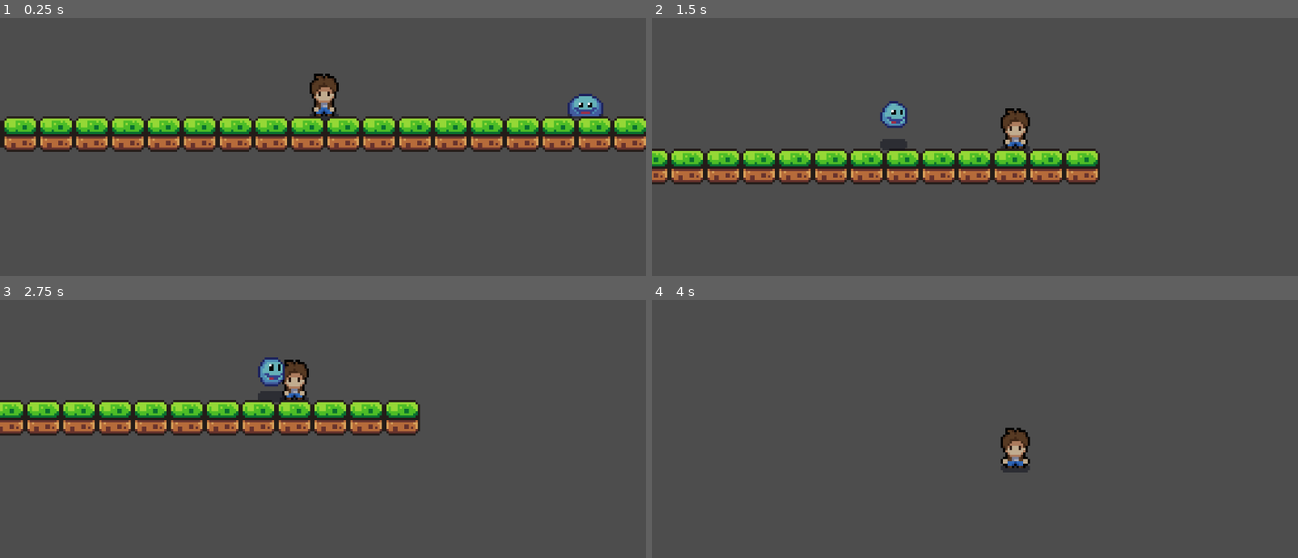
Above: before the commit, frames 1-4 (two rows, left to right).
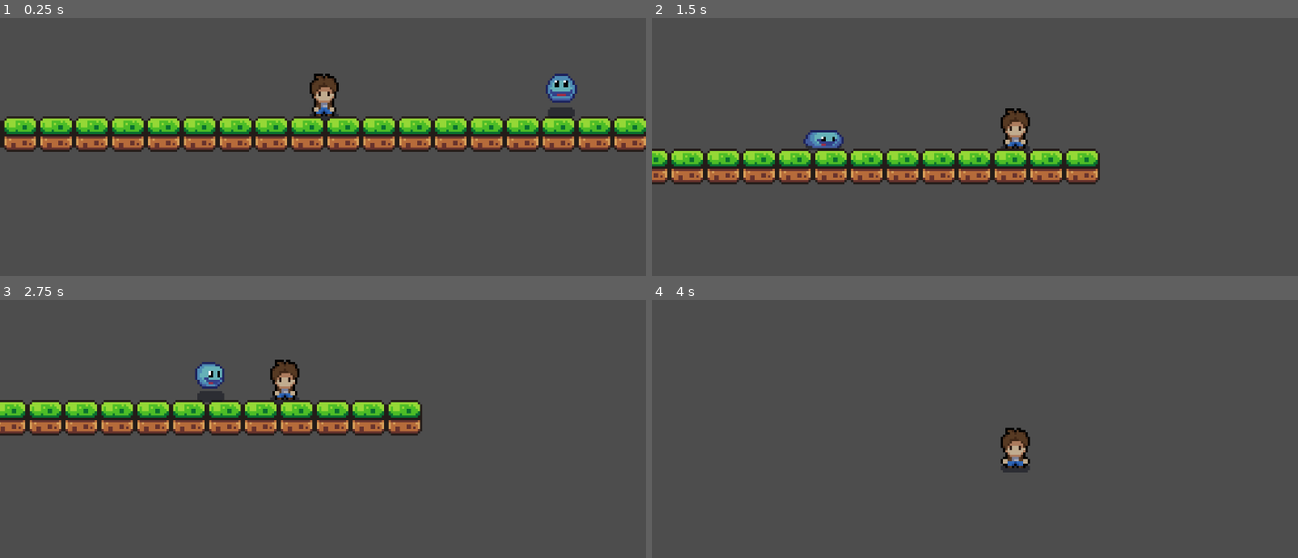
Above: after the commit, the same moments.

Repository: rowdy-game-dev/project_monke
Game: Godot game, scene res://scenes/game.tscn
Two runs of this game, one before a commit and one after it. Both use one fixed random seed, a clock stepped at 60 frames per second and the inputs below.
Inputs:
- Up to frame 1 (0.25 s): no input
- Up to frame 2 (1.5 s): tap Enter (ui_accept) at 0.5, 0.77 s; hold Right (ui_right) from 0.53 s (still down)
- Up to frame 3 (2.75 s): tap Enter (ui_accept) at 1.52 s; release Right (ui_right) at 2.03 s; hold Left (ui_left) from 2.03 s (still down)
- Up to frame 4 (4 s): release Left (ui_left) at 2.78 s; hold Right (ui_right) from 2.78 s (still down); tap Enter (ui_accept) at 3.02, 3.77 s

The runs differ from the first frame. In frame 1, 1.0% of the frame differs, in the area x 84-94%, y 21-39%; in frame 2, 0.9%; in frame 3, 4.5%, in the area x 0-66%, y 22-53%; in frame 4, nothing differs.

Commit message:
Fixed radius again
Mb

Diff:
--- a/scenes/enemy.tscn
+++ b/scenes/enemy.tscn
@@ -235,7 +235,7 @@
 }]
 
 [sub_resource type="CircleShape2D" id="CircleShape2D_0j2vj"]
-radius = 92.0217
+radius = 125.004
 
 [sub_resource type="CircleShape2D" id="CircleShape2D_bcw5e"]
 radius = 6.08276
